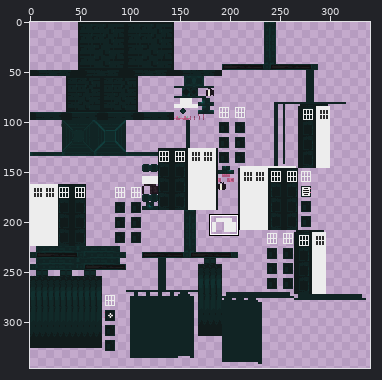
Sprite sheet -- src/main/resources/assets/awt/textures/blockentities/exteriors/policebox_rhamnous/policebox_rhamnous.png. Above: a wide view before the commit, with the close-up outlined.
Close-up. As it was:
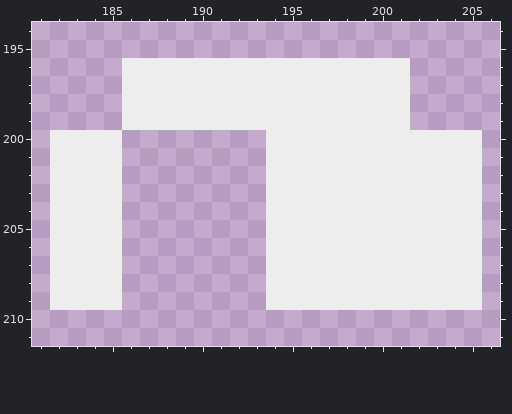
The file is 512x512 pixels. Pixels under 10% opacity are left out. Colours within 5 levels of each other are drawn and written as one. Shown: x 181..206, y 194..211. The wide view leaves out empty margins. The commit also changed other parts of the picture, which this record leaves out.
The same view after the edit:
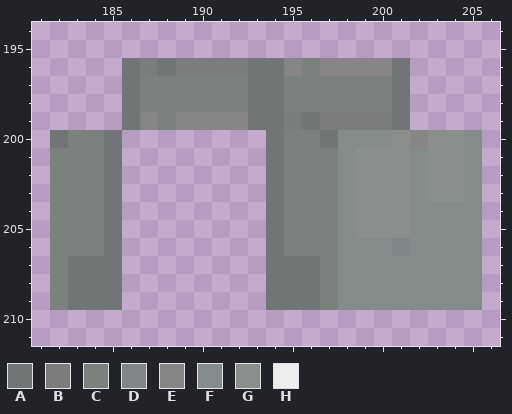
Palette (. is transparent): A #727576  B #7b7c7c  C #7b827e  D #808587  E #878585  F #848c8b  G #8b8f8c  H #ededed
Diff:
Changed rows in their new state; - is an unchanged pixel.
first column x 182:
196 ----ABABBBBAAECEEEEA----
197 ----ACCCCCCAACCCCCCA----
198 ----ACCCCCCAACCCCCCA----
199 ----AECEEEEAABABBBBA----
200 ACCA--------ACCAFFFGEGGF
201 CCCA--------ACCCFGGGFGGF
202 CCCA--------ACCCFGGGFGGF
203 CCCA--------ACCCFGGGFGGF
204 CCCA--------ACCCFGGGFFFF
205 CCCA--------ACCCFGGGFFFF
206 CCCA--------ACCCFFFDFFFF
207 CAAA--------AAACFFFFFFFF
208 CAAA--------AAACFFFFFFFF
209 CAAA--------AAACFFFFFFFF
Where, in picture pixels (left, top, right, bottom), the same in both close-ups:
changed: (50, 58, 482, 310)
